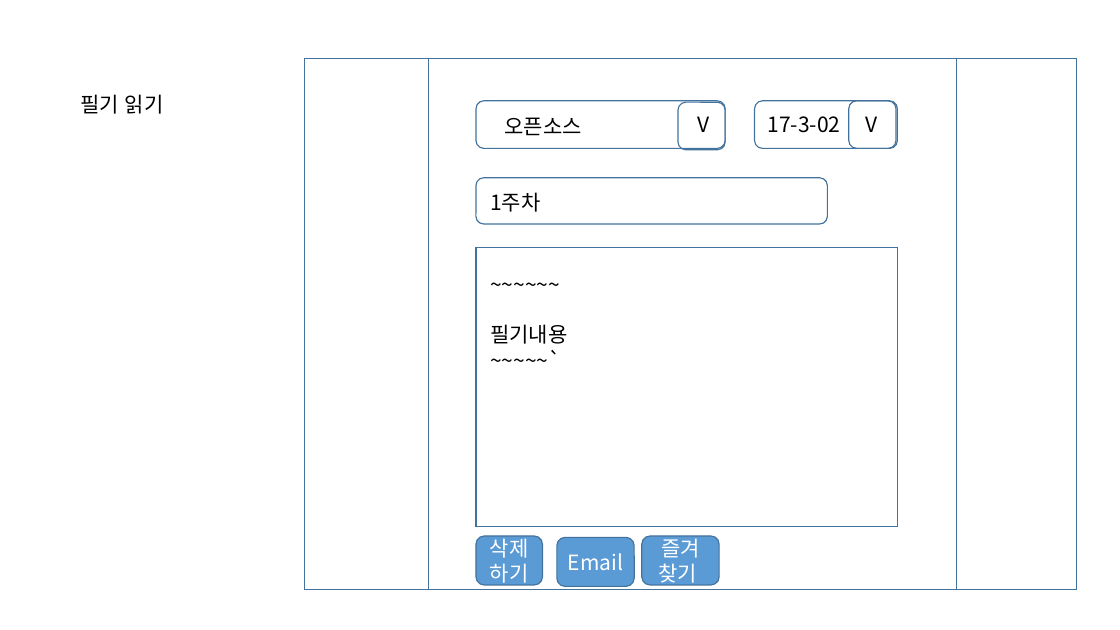
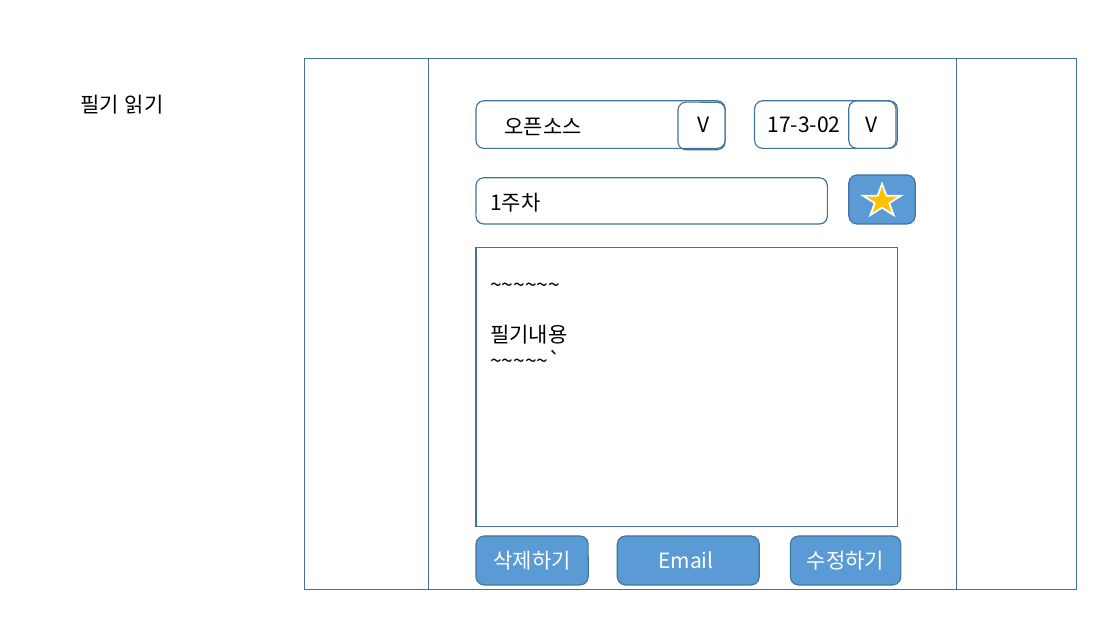
Before and after one commit to masima305/opensourceClass, a slide deck: slide 7 of project#1/메모장 기획.pptx (slide 6 before the commit). Drawn at 1120x630 pixels with LibreOffice and Linux fonts; fonts in the diff are those of the drawing. Boxes give left, top, right and bottom in pixels: in the first picture for what was removed or moved away, otherwise in the second. Text is boxed around its words. In the diff, an @@ line names an element or a change of style, - is before the commit and + after.

```diff
--- a/project#1/메모장 기획.pptx
+++ b/project#1/메모장 기획.pptx
@@ rounded rectangle added at (849,175,915,223), fill #5B9BD5, outline #43739E 1 pt @@
@@ star added at (864,184,902,215), fill #FFC000, outline #FFFFFF 1.5 pt @@
@@ rounded rectangle "삭제하기": place and size @@
-rounded rectangle "삭제하기" at (476,536,543,585)
+rounded rectangle "삭제하기" at (476,536,589,585)
@@ rounded rectangle "Email": place and size @@
-rounded rectangle "Email" at (557,538,634,586)
+rounded rectangle "Email" at (618,536,760,585)
@@ rounded rectangle removed at (642,536,719,585) @@
-즐겨찾기
@@ rounded rectangle added at (791,536,902,585), fill #5B9BD5, outline #43739E 1 pt, 18 pt, text #FFFFFF @@
+수정하기
```
Also in this commit, not shown: 4 other slides changed, 3 slides added.
